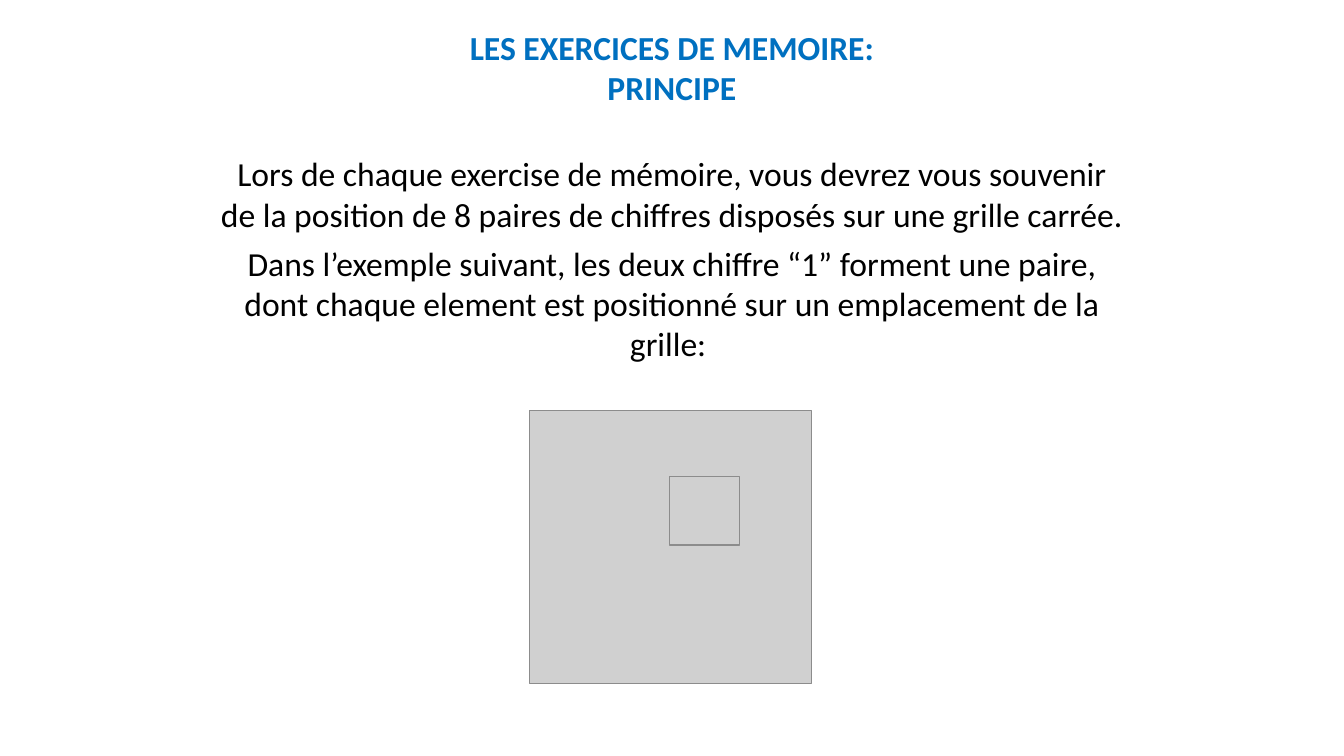
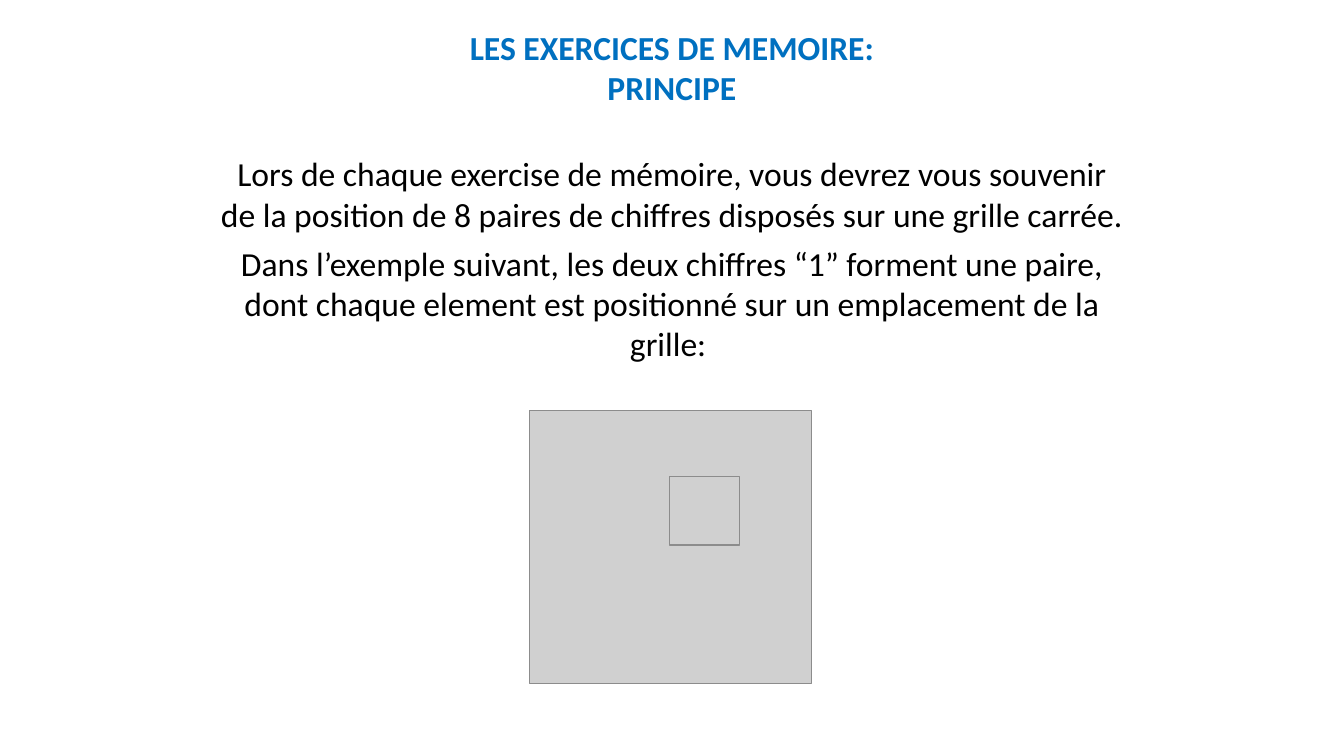
Before and after one commit to MBB-team/Online_Testing, a slide deck: slide 3 of src/Self_Efficacy/Stimuli/Instructions.pptx. Drawn at 1344x756 pixels with LibreOffice and Linux fonts; fonts in the diff are those of the drawing; grey boxes stand for pictures. Boxes give left, top, right and bottom in pixels: in the first picture for what was removed or moved away, otherwise in the second. Text is boxed around its words. In the diff, an @@ line names an element or a change of style, - is before the commit and + after.

```diff
--- a/src/Self_Efficacy/Stimuli/Instructions.pptx
+++ b/src/Self_Efficacy/Stimuli/Instructions.pptx
@@ text at box(241, 252, 1103, 362): text changed @@
-Dans l’exemple suivant, les deux chiffre “1” forment une paire, dont chaque element est positionné sur un emplacement de la grille:
+Dans l’exemple suivant, les deux chiffres “1” forment une paire, dont chaque element est positionné sur un emplacement de la grille:
```
Also in this commit, not shown: 5 other slides changed, 3 other files.
